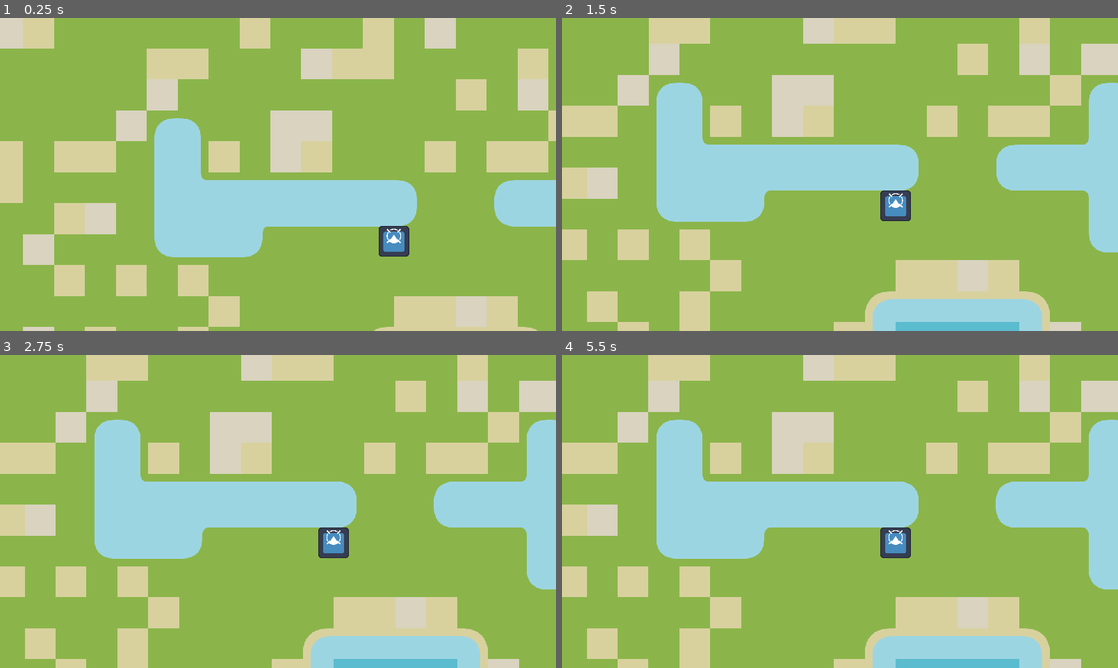
Above: before the commit, frames 1-4 (two rows, left to right).
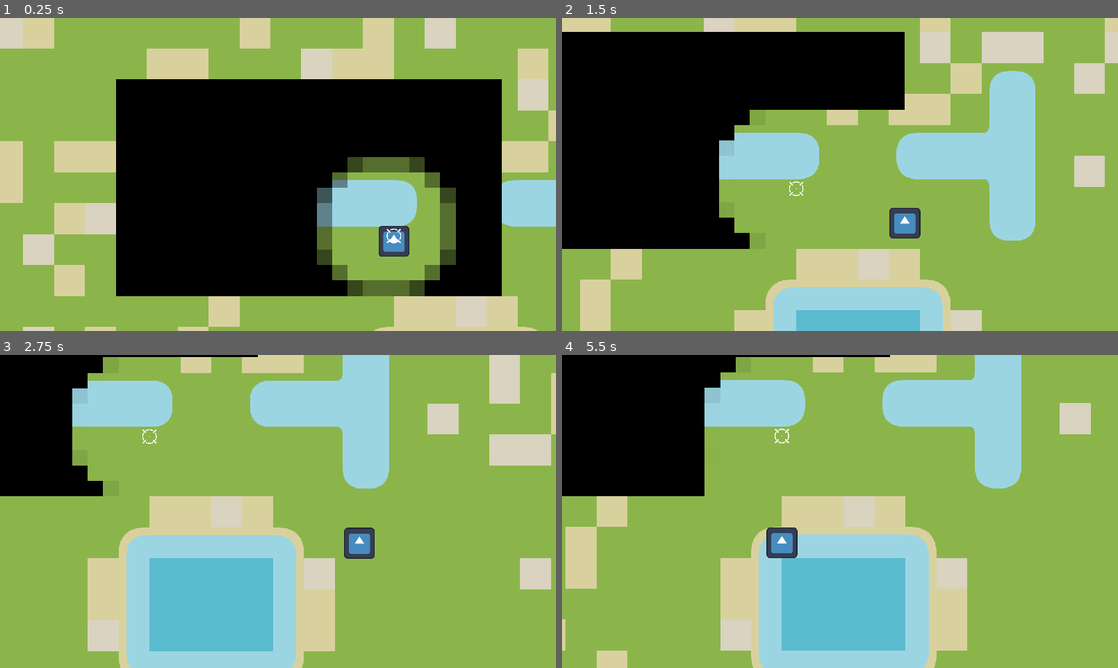
Above: after the commit, the same moments.

Repository: Fox-Alpha/Godot-4-Roguelike-Multiplayer
Game: Godot game, scene res://main.tscn
Same seed, same stepped clock (60 frames per second), same inputs: the game is played once before the commit and once after it. The engine's default icon, where the game draws it, is replaced by a stand-in: a white triangle on a blue panel in a dark square.
Inputs:
- Up to frame 1 (0.25 s): no input
- Up to frame 2 (1.5 s): hold Right (ui_right) 0.53-1.28 s; hold Down (ui_down) from 1.28 s (still down)
- Up to frame 3 (2.75 s): release Down (ui_down) at 2.03 s; hold Right (ui_right) from 2.03 s (still down)
- Up to frame 4 (5.5 s): release Right (ui_right) at 2.78 s; hold Up (ui_up) 2.78-3.53 s; hold Left (ui_left) 3.53-5.03 s; hold Down (ui_down) from 5.03 s (still down)

The runs differ from the first frame. In frame 1, 42% of the frame differs, in the area x 20-91%, y 19-89%; in frame 2, 66%; in frame 3, 66%, in the area x 0-100%, y 0-100%; in frame 4, 66%.
Error before the commit: Parse Error: Preload file "res://map/light.png" does not exist. (res://maps/map01/scripts/light.gd:3)

Commit message:
Fix: some little error after reorganizing

Diff:
--- a/2-prototype-projects/prot_godot_4_3_dev1/maps/map01/objects/player/player2d.gd
+++ b/2-prototype-projects/prot_godot_4_3_dev1/maps/map01/objects/player/player2d.gd
@@ -20,7 +20,7 @@
 	if direction:
 		velocity.x = direction.x * SPEED # * delta
 		velocity.y = direction.y * SPEED # * delta
-		var ppos = %TileMap.to_local(%Player2D.global_position)
+		var ppos = %Map01.to_local(%Player2D.global_position)
 		FoW.update_fog(ppos/32)
 	else:
 		velocity = Vector2.ZERO
--- a/2-prototype-projects/prot_godot_4_3_dev1/maps/map01/scripts/Walls.gd
+++ b/2-prototype-projects/prot_godot_4_3_dev1/maps/map01/scripts/Walls.gd
@@ -43,7 +43,7 @@
 
 # Called when the node enters the scene tree for the first time.
 func _ready():
-	map = get_tree().current_scene.get_node_or_null("TileMap")
+	map = get_tree().current_scene.get_node_or_null("Map01")
 	var mapRect : Rect2i = map.get_used_rect()
 	var mapSize : Vector2i = mapRect.size * 64
 	printt("ViewPort Size: ", vpsize)
--- a/2-prototype-projects/prot_godot_4_3_dev1/maps/map01/scripts/light.gd
+++ b/2-prototype-projects/prot_godot_4_3_dev1/maps/map01/scripts/light.gd
@@ -1,6 +1,6 @@
 extends Node2D
 
-const LightTexture = preload("res://map/light.png")
+const LightTexture = preload("res://maps/map01/scripts/light.png")
 const GRID_SIZE = 32
 
 @onready var fog := %Fog
@@ -21,7 +21,7 @@
 	lightImage.convert(Image.FORMAT_RGBAH)
 	fog.scale *= GRID_SIZE
 
-	var ppos = %TileMap.to_local(%Player2D.global_position)
+	var ppos = %Map01.to_local(%Player2D.global_position)
 	update_fog(ppos/GRID_SIZE)
 
 func update_fog(new_grid_position):
--- a/2-prototype-projects/prot_godot_4_3_dev1/maps/map01/scripts/player_cam2d.gd
+++ b/2-prototype-projects/prot_godot_4_3_dev1/maps/map01/scripts/player_cam2d.gd
@@ -4,7 +4,7 @@
 
 # Called when the node enters the scene tree for the first time.
 func _ready():
-	map = get_tree().current_scene.get_node_or_null("TileMap")
+	map = get_tree().current_scene.get_node_or_null("Map01")
 	var mapRect : Rect2i = map.get_used_rect()
 	var tileSize = 64
 	var worldSizeInPixels : Vector2i = mapRect.size * tileSize
